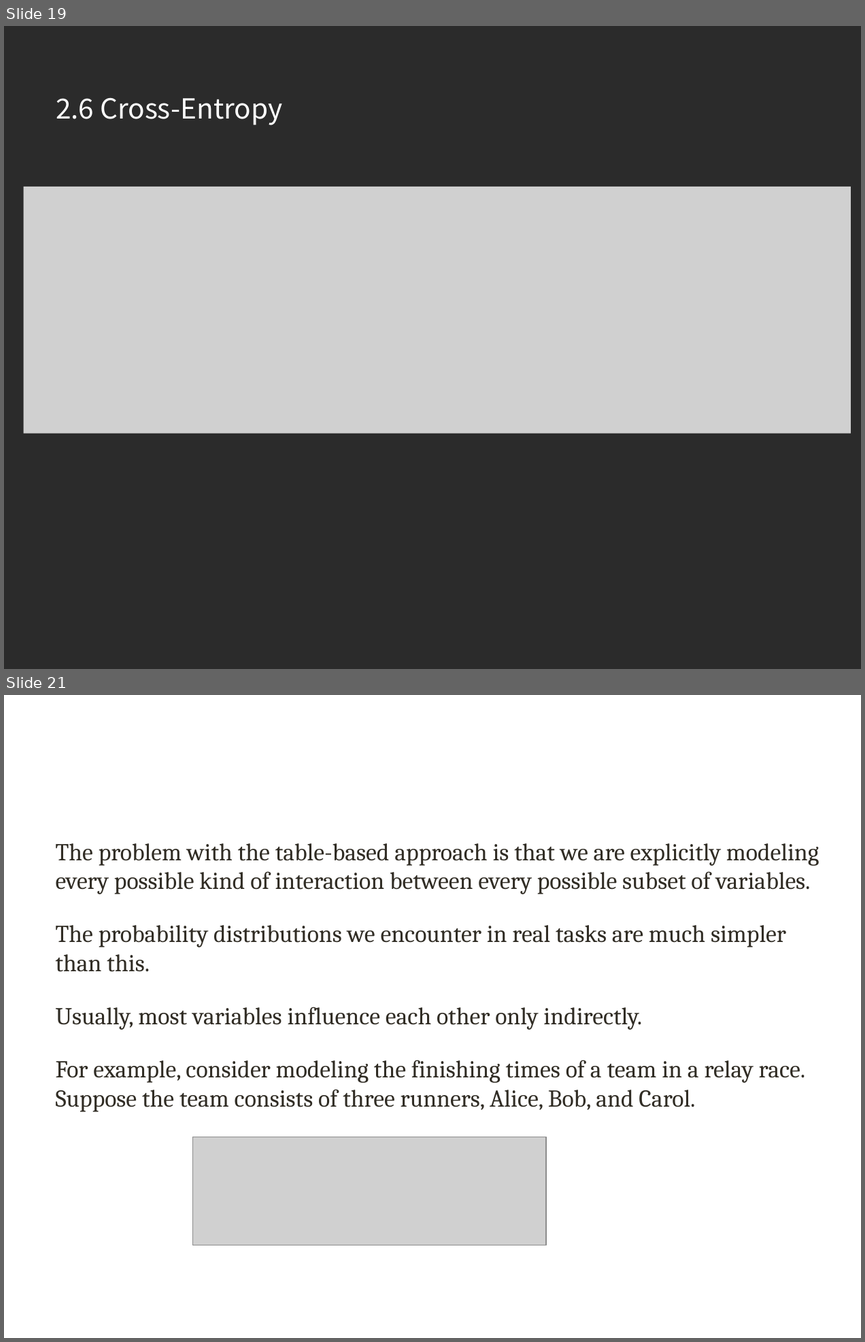
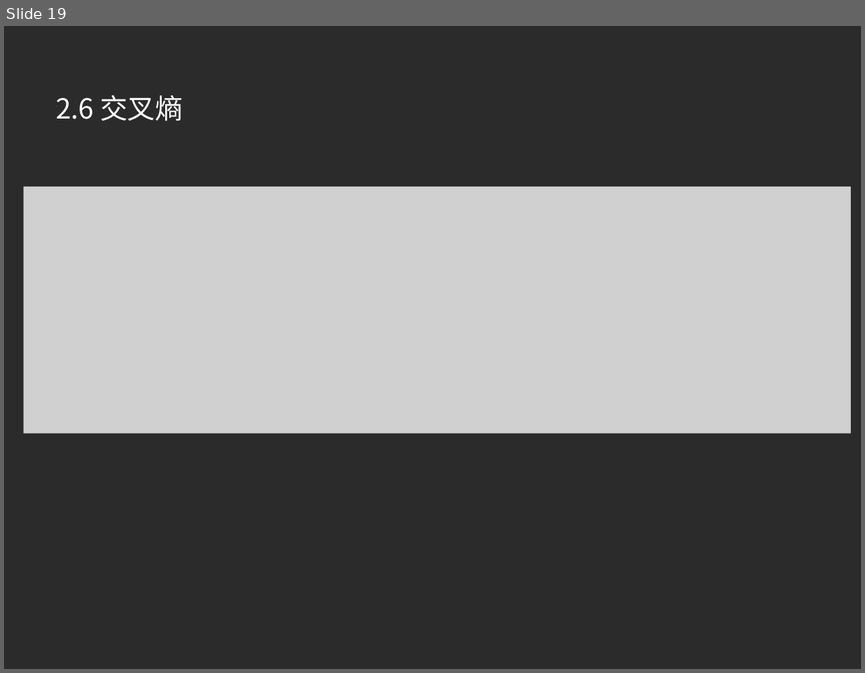
Before and after one commit to xuqinkun/Report, a slide deck: Deep Learning-3.12-3.14.pptx. Shown one above the other, each under a label of ours: slides 19 and 21 before the commit, slide 19 after it; the slides between them are not shown. The pictures are 865x1342 and 865x673 pixels, drawn with LibreOffice and Linux fonts; fonts in the diff are those of the drawing; grey boxes stand for pictures; background and template pictures are left out; a plain dark background stands for a picture behind light text. Boxes give left, top, right and bottom in pixels: in the first picture for what was removed or moved away, otherwise in the second. Text is boxed around its words. In the diff, an @@ line names an element or a change of style, - is before the commit and + after.

```diff
--- a/Deep Learning-3.12-3.14.pptx
+++ b/Deep Learning-3.12-3.14.pptx
@@ slide 21 removed at bbox=[4, 695, 861, 1338], background picture (left out) @@
@@ title removed at bbox=[47, 745, 801, 816] @@
-3.2 Structured Probabilistic Models
@@ text removed at bbox=[56, 843, 819, 1030] @@
-The problem with the table-based approach is that we are explicitly modeling every possible kind of interaction between every possible subset of variables.
-The probability distributions we encounter in real tasks are much simpler than this.
-Usually, most variables influence each other only indirectly.
@@ text removed at bbox=[56, 1059, 805, 1112] @@
-For example, consider modeling the finishing times of a team in a relay race. Suppose the team consists of three runners, Alice, Bob, and Carol.
@@ picture removed at bbox=[192, 1137, 545, 1245] @@
@@ slide 19 changed as well @@
@@ title at bbox=[56, 95, 183, 121]: text changed @@
-2.6 Cross-Entropy
+2.6 交叉熵
```
Also in this commit, not shown: 10 other slides changed, 12 slides added, 10 other slides removed.
